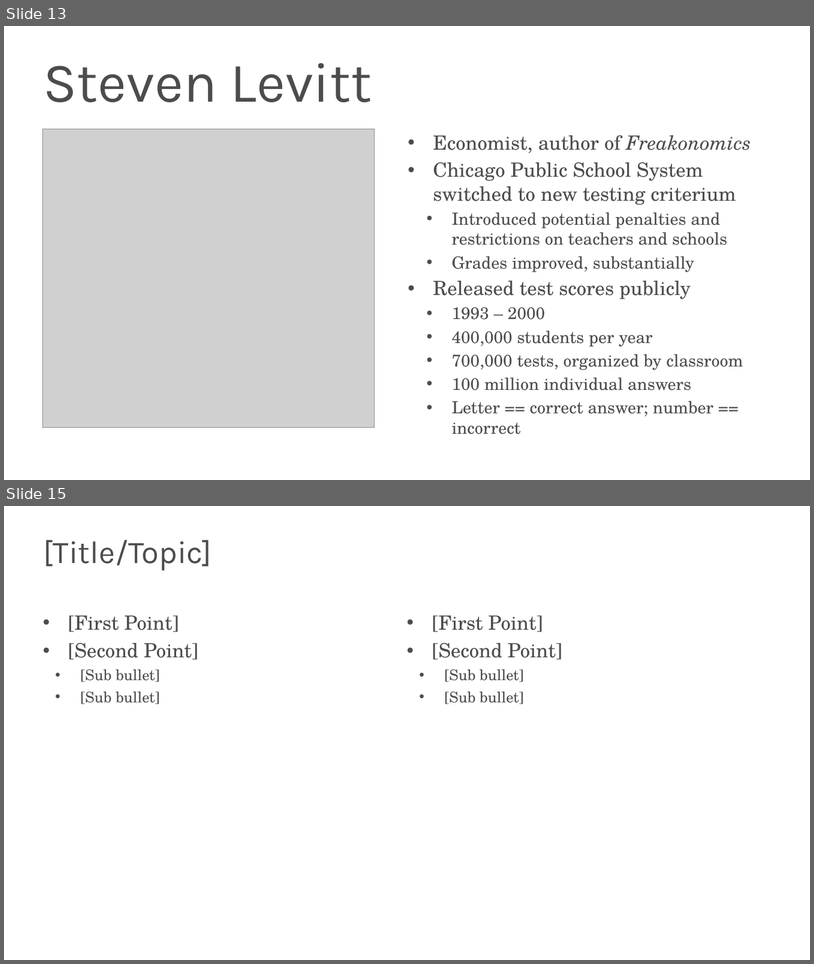
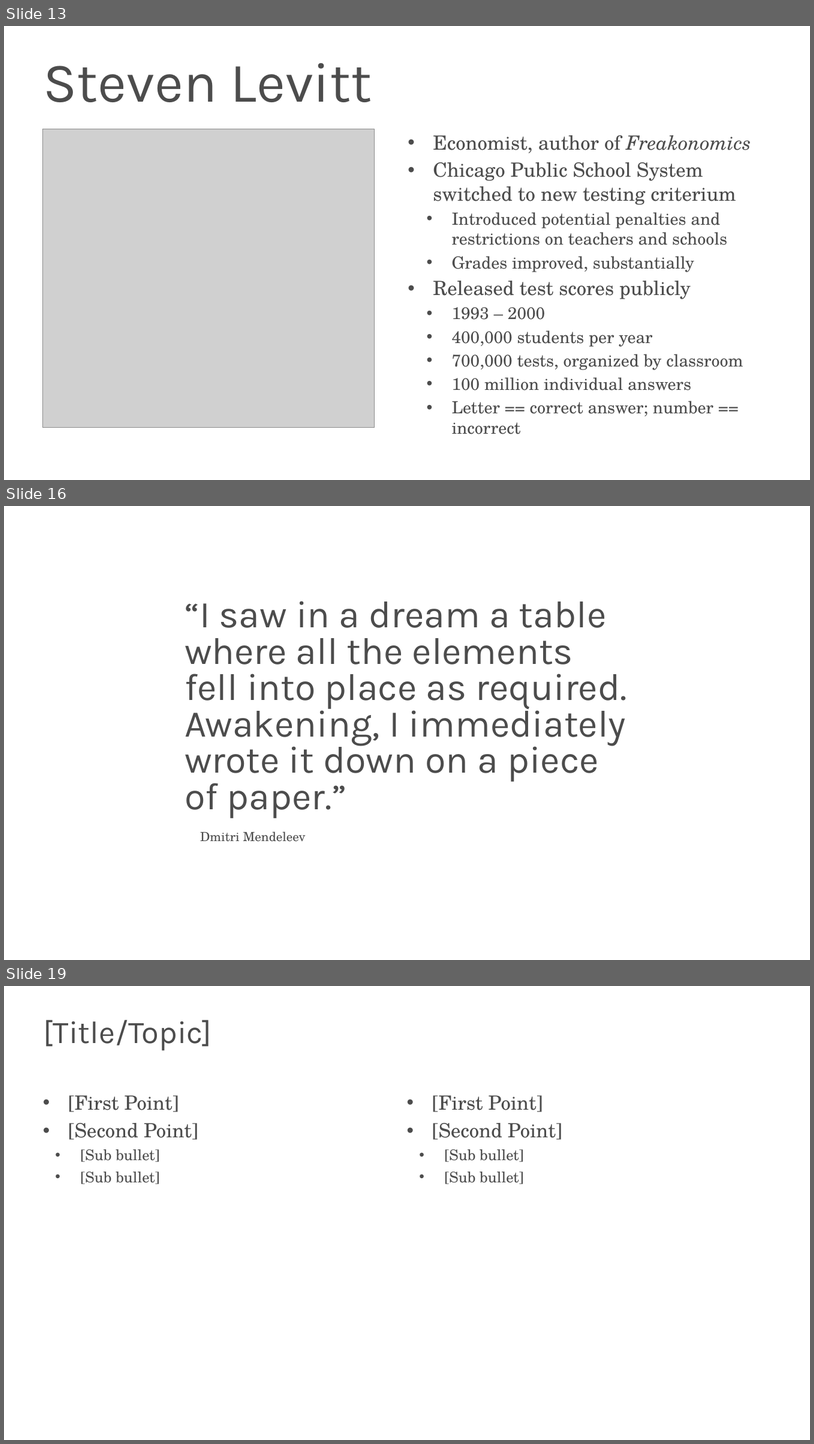
Before and after one commit to s-kyle-reed/data-lecture, a slide deck: lecture.pptx. Shown one above the other, each under a label of ours: slides 13 and 15 before the commit, slides 13, 16 and 19 after it; the slides between them are not shown. The pictures are 814x964 and 814x1444 pixels, drawn with LibreOffice and Linux fonts; fonts in the diff are those of the drawing; grey boxes stand for pictures; background and template pictures are left out. Boxes give left, top, right and bottom in pixels: in the first picture for what was removed or moved away, otherwise in the second. Text is boxed around its words. In the diff, an @@ line names an element or a change of style, - is before the commit and + after.

Commit message:
started mendeleev

```diff
--- a/lecture.pptx
+++ b/lecture.pptx
@@ slide 16 added at box(4, 506, 810, 960), background #FFFFFF @@
@@ title added at box(185, 601, 627, 818), 54 pt, text #4C4C4C @@
+“I saw in a dream a table where all the elements fell into place as required. Awakening, I immediately wrote it down on a piece of paper.”
@@ text added at box(200, 831, 306, 841), 18 pt, text #4C4C4C @@
+Dmitri Mendeleev
@@ what was slide 15 is now slide 19 @@
```
Also in this commit, not shown: 1 slide changed, 3 other slides added, 1 other file.
